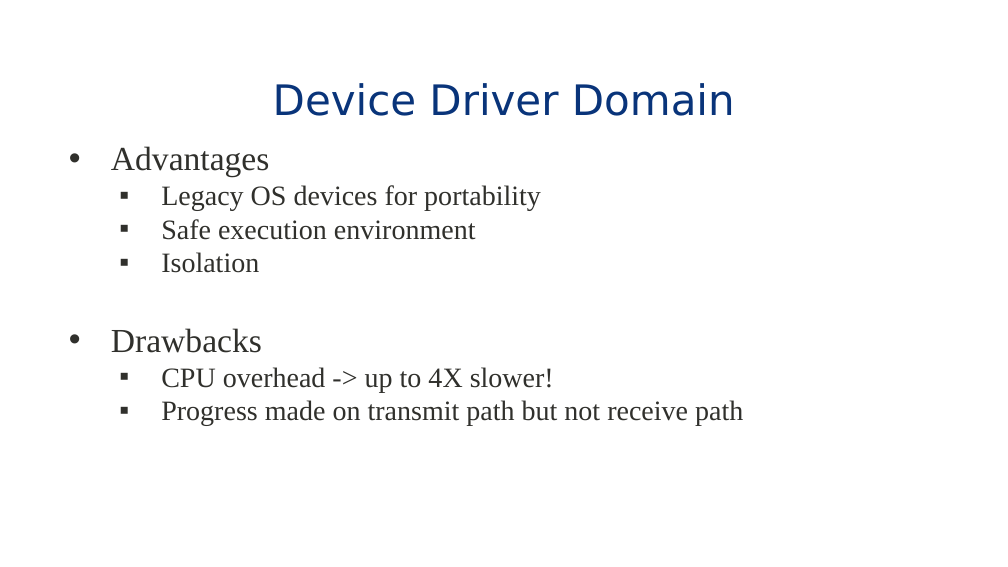
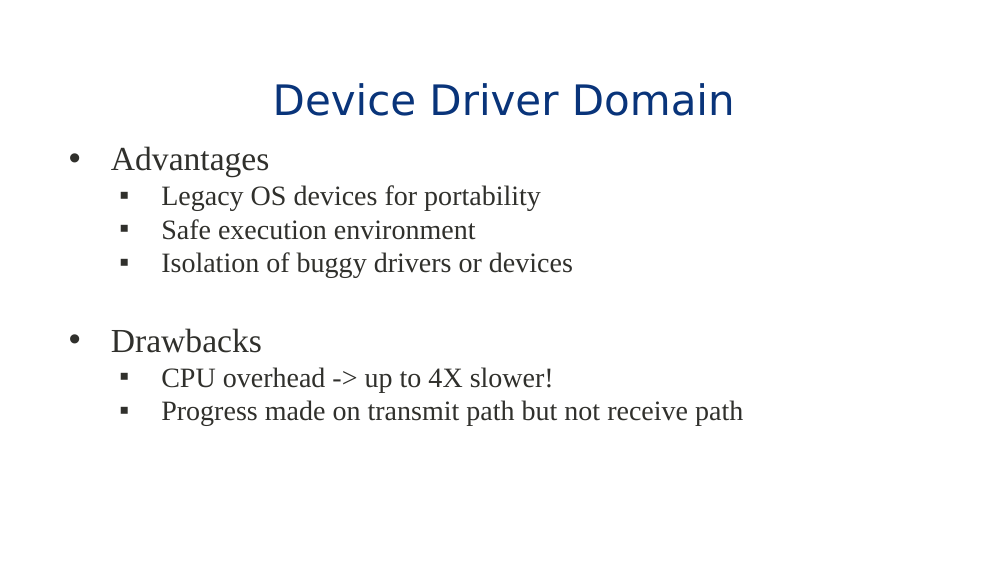
Before and after one commit to eddie-c-davis/cs-advos, a slide deck: slide 5 of presentations/Bridging.pptx. Drawn at 1008x567 pixels with LibreOffice and Linux fonts; fonts in the diff are those of the drawing; background and template pictures are left out. Boxes give left, top, right and bottom in pixels: in the first picture for what was removed or moved away, otherwise in the second. Text is boxed around its words. In the diff, an @@ line names an element or a change of style, - is before the commit and + after.

```diff
--- a/presentations/Bridging.pptx
+++ b/presentations/Bridging.pptx
@@ text at bbox=[161, 252, 573, 278]: text changed @@
-  ▪ Isolation
+  ▪ Isolation of buggy drivers or devices
```
Also in this commit, not shown: 7 other slides changed.
